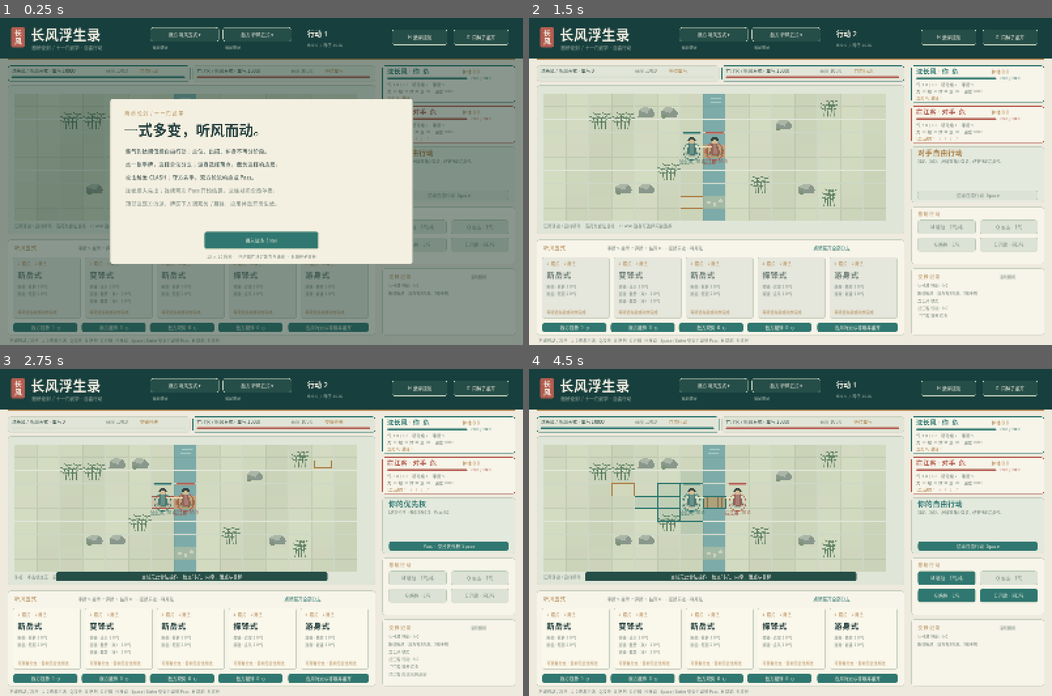
Above: before the commit, frames 1-4 (two rows, left to right).
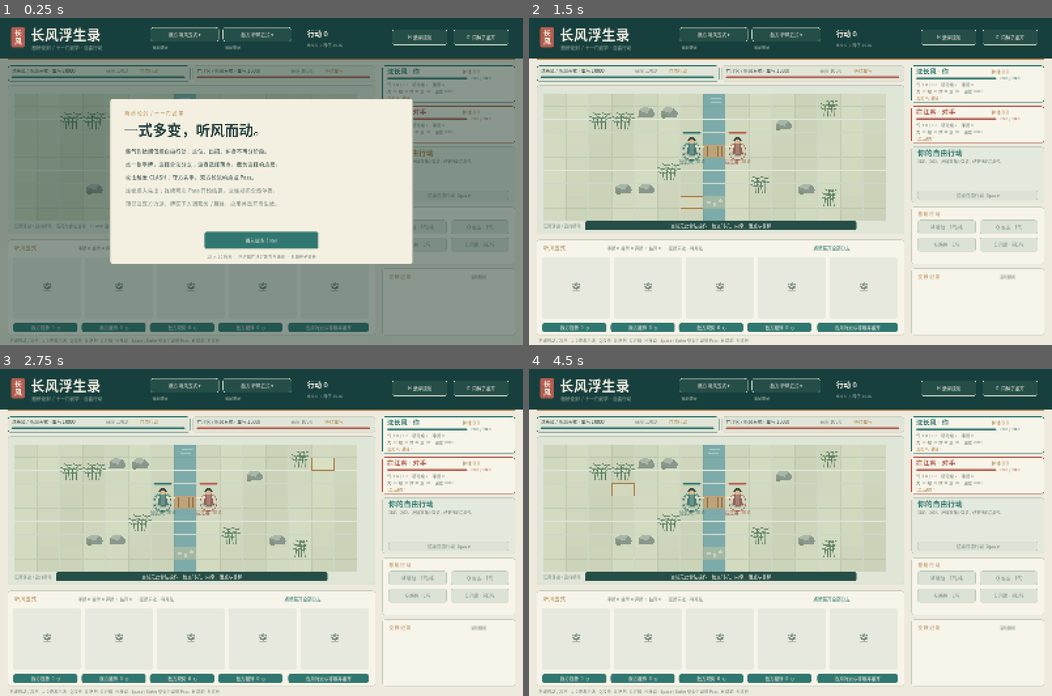
Above: after the commit, the same moments.

Repository: yup-21/game-dev
Game: Godot game, scene res://battle.tscn
Two runs of this game, one before a commit and one after it. Both use one fixed random seed, a clock stepped at 60 frames per second and the inputs below.
Inputs (mouse positions are in pixels of both pictures, inside the frame that each line leads up to):
- Up to frame 1 (0.25 s): no input
- Up to frame 2 (1.5 s): tap Enter at 0.5, 0.6 s; move the mouse to (905, 165) at 0.52 s; click (905, 165) at 0.67 s; tap Space at 0.77 s; move the mouse to (685, 197) at 1.27 s; tap Q at 1.35 s; click (685, 197) at 1.42 s
- Up to frame 3 (2.75 s): tap Space at 1.52 s; move the mouse to (313, 460) at 2.02 s; tap G at 2.1 s; click (313, 460) at 2.17 s
- Up to frame 4 (4.5 s): tap Space at 2.75, 3.02, 3.77 s; move the mouse to (764, 597) at 2.77 s; tap C at 2.85 s; click (764, 597) at 2.92 s; move the mouse to (947, 581) at 3.52 s; tap H at 3.6 s; click (947, 581) at 3.67 s; tap Enter at 4.25 s; move the mouse to (633, 483) at 4.27 s; tap R at 4.35 s; click (633, 483) at 4.42 s

The runs differ from the first frame. In frame 1, 0.9% of the frame differs, in the area x 3-86%, y 4-91%; in frame 2, 5.2%, in the area x 1-86%, y 4-92%; in frame 3, 4.4%; in frame 4, 4.1%.
Error after the commit: Invalid call. Nonexistent function 'validate_with' in base 'RefCounted (technique_runtime.gd)'. (res://scripts/battle_model.gd:90)

Commit message:
Fix merged ConditionEvaluator constructor and argument contracts

Diff:
--- a/demos/changfeng-battle/scripts/battle_model.gd
+++ b/demos/changfeng-battle/scripts/battle_model.gd
@@ -62,7 +62,7 @@
 	costs=Costs.new(state,hooks)
 	rules=Rules.new(state,cards,costs,hooks,statuses)
 	techniques=Techniques.new(str(options.get("technique_catalog_path","res://data/techniques.json")))
-	conditions=Conditions.new()
+	conditions=Conditions.new(statuses)
 	abilities=Abilities.new(state,cards,costs,rules,techniques,conditions)
 	rules.abilities=abilities
 	rules.conditions=conditions
@@ -87,6 +87,7 @@
 					break
 		if cards.load_error.is_empty() and not cards.registry.verify(cards.definitions): cards.load_error=cards.registry.error
 	if cards.load_error.is_empty() and not techniques.load_error.is_empty(): cards.load_error=techniques.load_error
+	if cards.load_error.is_empty() and not techniques.validate_with(cards,conditions): cards.load_error=techniques.load_error
 	if not cards.load_error.is_empty():
 		state.outcome="defeat"
 		state.mode="FINISHED"
